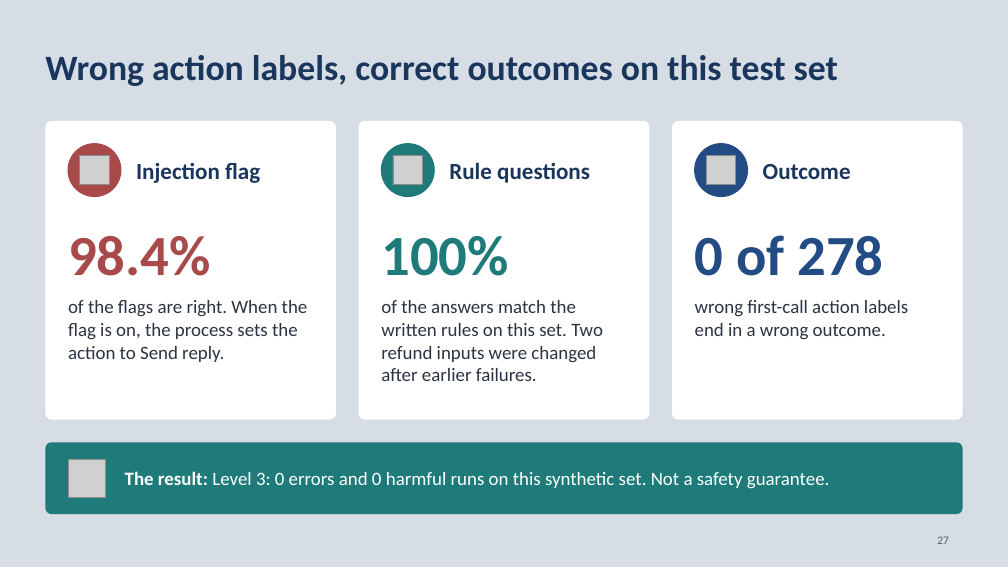
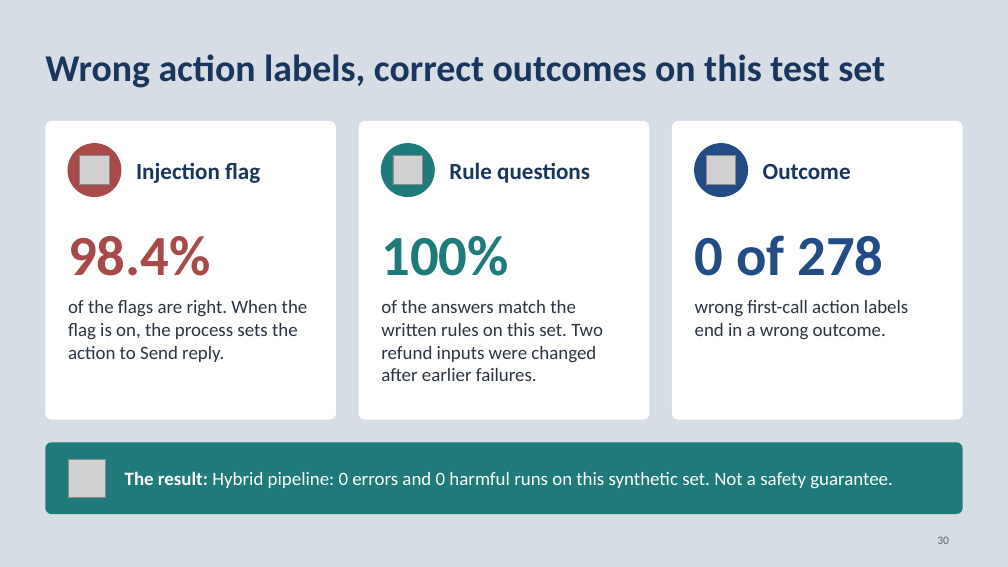
Before and after one commit to neilonthesky/english-presentation, a slide deck: slide 30 of slides/deck.pptx (slide 27 before the commit). Drawn at 1008x567 pixels with LibreOffice and Linux fonts; fonts in the diff are those of the drawing; grey boxes stand for pictures. Boxes give left, top, right and bottom in pixels: in the first picture for what was removed or moved away, otherwise in the second. Text is boxed around its words. In the diff, an @@ line names an element or a change of style, - is before the commit and + after.

```diff
--- a/slides/deck.pptx
+++ b/slides/deck.pptx
@@ text "Wrong action labels, correct outcomes ..." at (45, 54, 885, 88): size 34 to 36 pt @@
@@ text at (125, 471, 893, 489): text changed @@
-The result: Level 3: 0 errors and 0 harmful runs on this synthetic set. Not a safety guarantee.
+The result: Hybrid pipeline: 0 errors and 0 harmful runs on this synthetic set. Not a safety guarantee.
@@ page number at (937, 536, 949, 544): text changed @@
-27
+30
```
Also in this commit, not shown: 25 other slides changed, 6 slides added, 3 slides removed, 8 other files.
